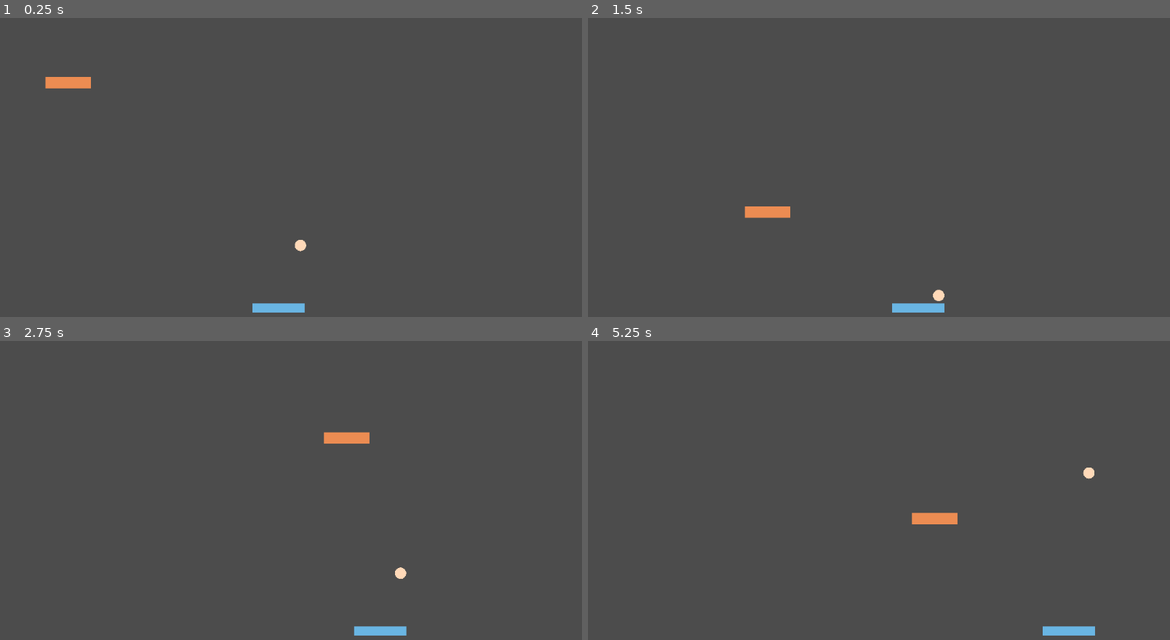
Above: before the commit, frames 1-4 (two rows, left to right).
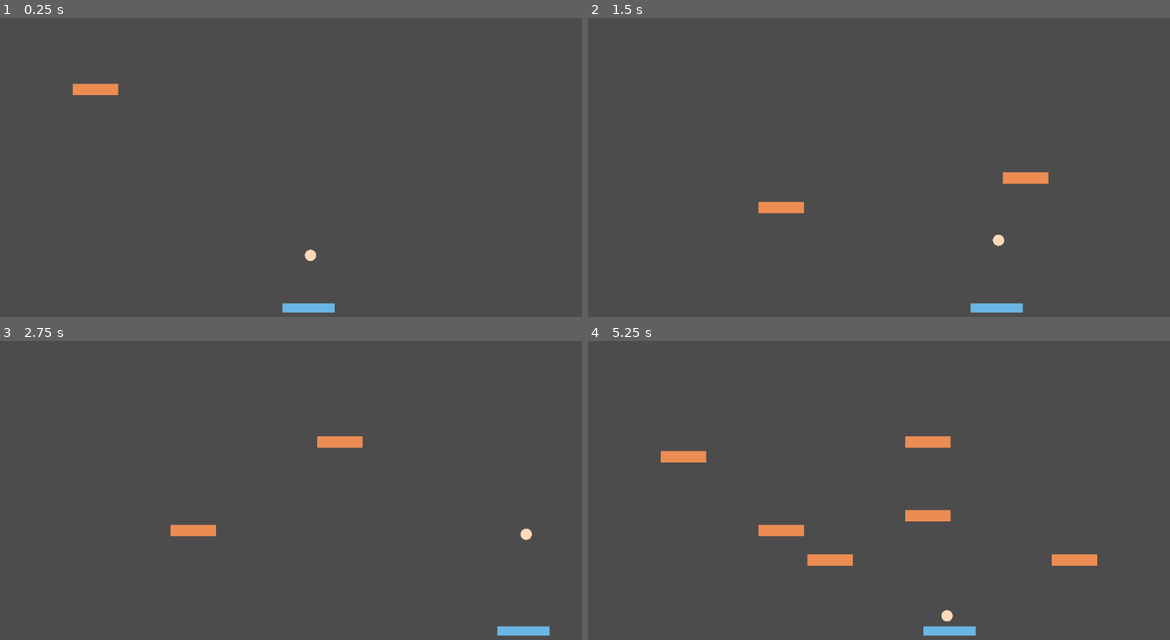
Above: after the commit, the same moments.

Repository: marc-hugh-tom/gmtk-game-jam-2023
Game: Godot game, scene res://scenes/GameState.tscn
Two runs of this game, one before a commit and one after it. Both use one fixed random seed, a clock stepped at 60 frames per second and the inputs below.
Inputs (mouse positions are in pixels of both pictures, inside the frame that each line leads up to):
- Up to frame 1 (0.25 s): no input
- Up to frame 2 (1.5 s): move the mouse to (1007, 170) at 0.52 s; press the mouse at (1007, 170) at 0.53 s; hold Right (ui_right) 0.53-1.28 s; move the mouse to (762, 206) at 1.27 s; release the mouse at (762, 206) at 1.28 s; hold Left (ui_left) from 1.28 s (still down); click (762, 206) at 1.35 s
- Up to frame 3 (2.75 s): move the mouse to (349, 436) at 2.02 s; release Left (ui_left) at 2.03 s; press the mouse at (349, 436) at 2.03 s; hold Right (ui_right) from 2.03 s (still down)
- Up to frame 4 (5.25 s): move the mouse to (849, 580) at 2.77 s; release the mouse at (849, 580) at 2.78 s; click (849, 580) at 2.85 s; move the mouse to (1053, 562) at 3.52 s; release Right (ui_right) at 3.53 s; press the mouse at (1053, 562) at 3.53 s; hold Left (ui_left) from 3.53 s (still down); move the mouse to (704, 460) at 4.27 s; release the mouse at (704, 460) at 4.28 s; click (704, 460) at 4.35 s; move the mouse to (908, 511) at 5.02 s; press the mouse at (908, 511) at 5.03 s

The runs differ from the first frame. In frame 1, 1.0% of the frame differs, in the area x 7-58%, y 19-99%; in frame 2, 1.4%; in frame 3, 1.3%; in frame 4, 2.5%, in the area x 12-88%, y 31-99%.

Commit message:
wip

Diff:
--- a/scenes/Block.tscn
+++ b/scenes/Block.tscn
@@ -3,7 +3,7 @@
 [ext_resource path="res://scripts/Block.gd" type="Script" id=1]
 
 [sub_resource type="RectangleShape2D" id=1]
-extents = Vector2( 46, 11.25 )
+extents = Vector2( 40, 10 )
 
 [node name="Block" type="StaticBody2D" groups=["block"]]
 script = ExtResource( 1 )
--- a/scripts/Ball.gd
+++ b/scripts/Ball.gd
@@ -1,7 +1,7 @@
 extends KinematicBody2D
 
 var direction = Vector2.ZERO
-var speed = 100.0
+var speed = 200.0
 
 func _ready():
 	direction = Vector2(0.5, 0.5)
--- a/scripts/GameState.gd
+++ b/scripts/GameState.gd
@@ -7,7 +7,7 @@
 const BlockFactory = preload("res://scenes/Block.tscn")
 
 func _ready():
-	pass
+	$PlacementUI.connect("block_placed", self, "_add_block")
 	#for position in _get_potential_block_placement_positions():
 	#	_add_block(position)
 
--- a/scripts/Paddle.gd
+++ b/scripts/Paddle.gd
@@ -12,7 +12,7 @@
 
 func _physics_process(delta):
 	if ball_position != null:
-		position.x = lerp(position.x, ball_position.x, delta * 2)
+		position.x = lerp(position.x, ball_position.x, 0.7)
 
 	if DEBUG:
 		direction = Vector2.ZERO
